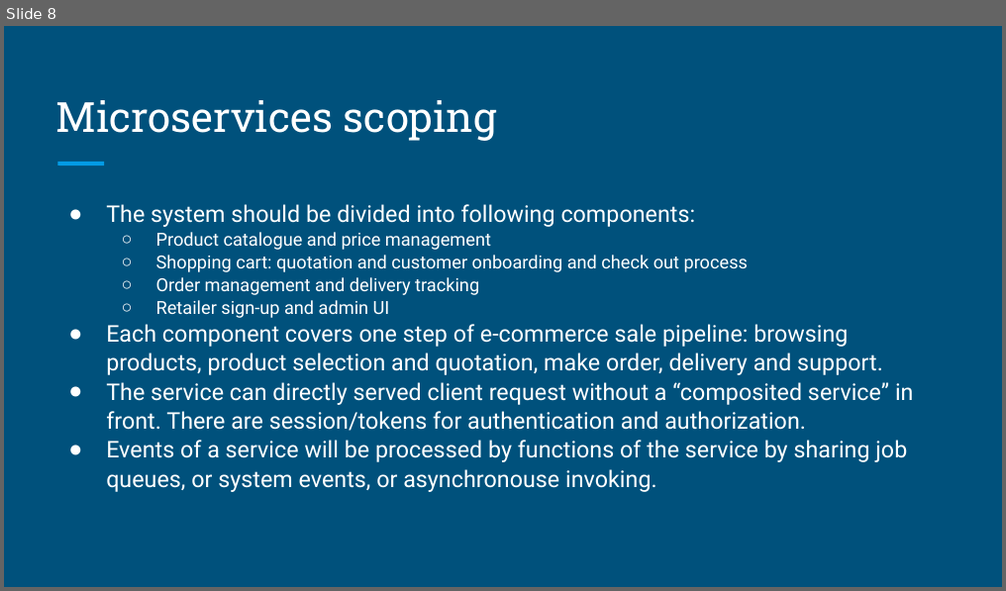
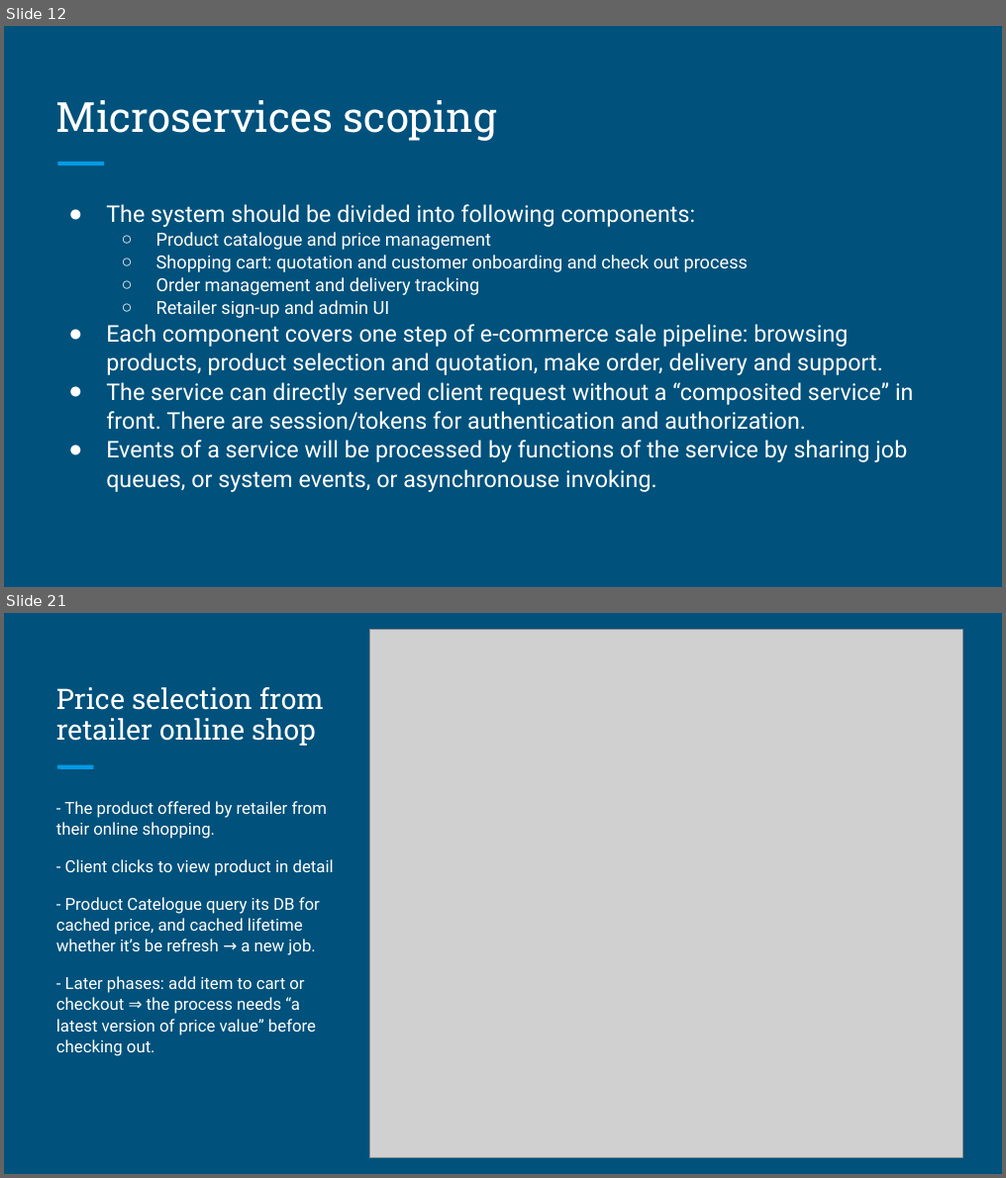
Before and after one commit to myquartz/myq-online-shopping, a slide deck: design/MyQ Online Shopping.odp. Shown one above the other, each under a label of ours: slide 8 before the commit, slides 12 and 21 after it; the slides between them are not shown. The pictures are 1006x591 and 1006x1178 pixels, drawn with LibreOffice and Linux fonts; fonts in the diff are those of the drawing; grey boxes stand for pictures. Boxes give left, top, right and bottom in pixels: in the first picture for what was removed or moved away, otherwise in the second. Text is boxed around its words. In the diff, an @@ line names an element or a change of style, - is before the commit and + after.

```diff
--- a/design/MyQ Online Shopping.odp
+++ b/design/MyQ Online Shopping.odp
@@ slide 21 added at bbox=[4, 613, 1002, 1174], background #00517C @@
@@ picture added at bbox=[369, 630, 962, 1157] @@
@@ title added at bbox=[56, 687, 324, 746], 20.4 pt, text #FFFFFF @@
+Price selection from retailer online shop
@@ line added from (57, 766) to (94, 766), #039BE5 3 pt @@
@@ text added at bbox=[56, 801, 334, 1057], 12 pt, text #FFFFFF @@
+- The product offered by retailer from their online shopping.
+- Client clicks to view product in detail
+- Product Catelogue query its DB for cached price, and cached lifetime whether it’s be refresh → a new job.
+- Later phases: add item to cart or checkout ⇒ the process needs “a latest version of price value” before checking out.
@@ what was slide 8 is now slide 12 @@
```
Also in this commit, not shown: 2 slides changed, 29 other slides added, 2 other files.
